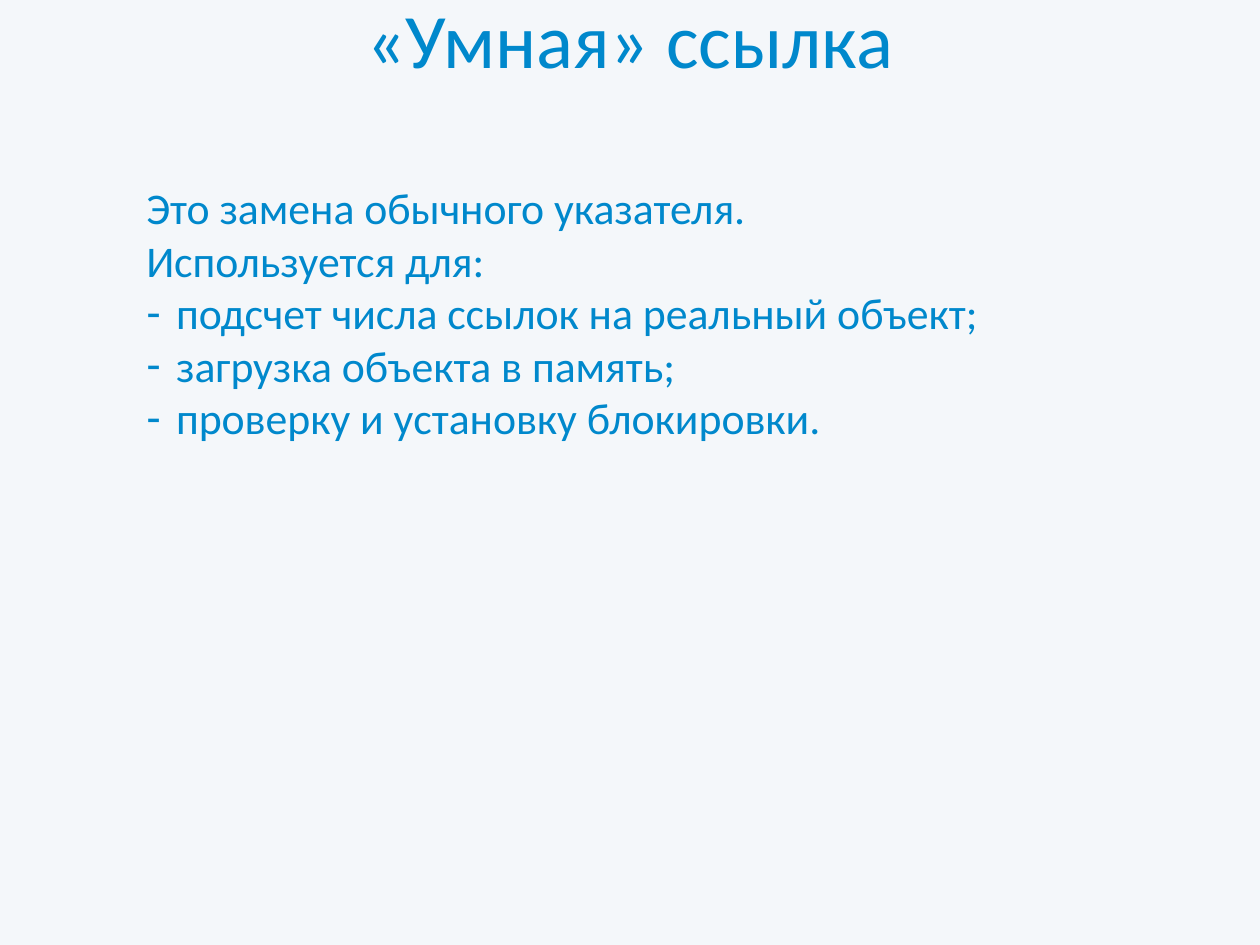
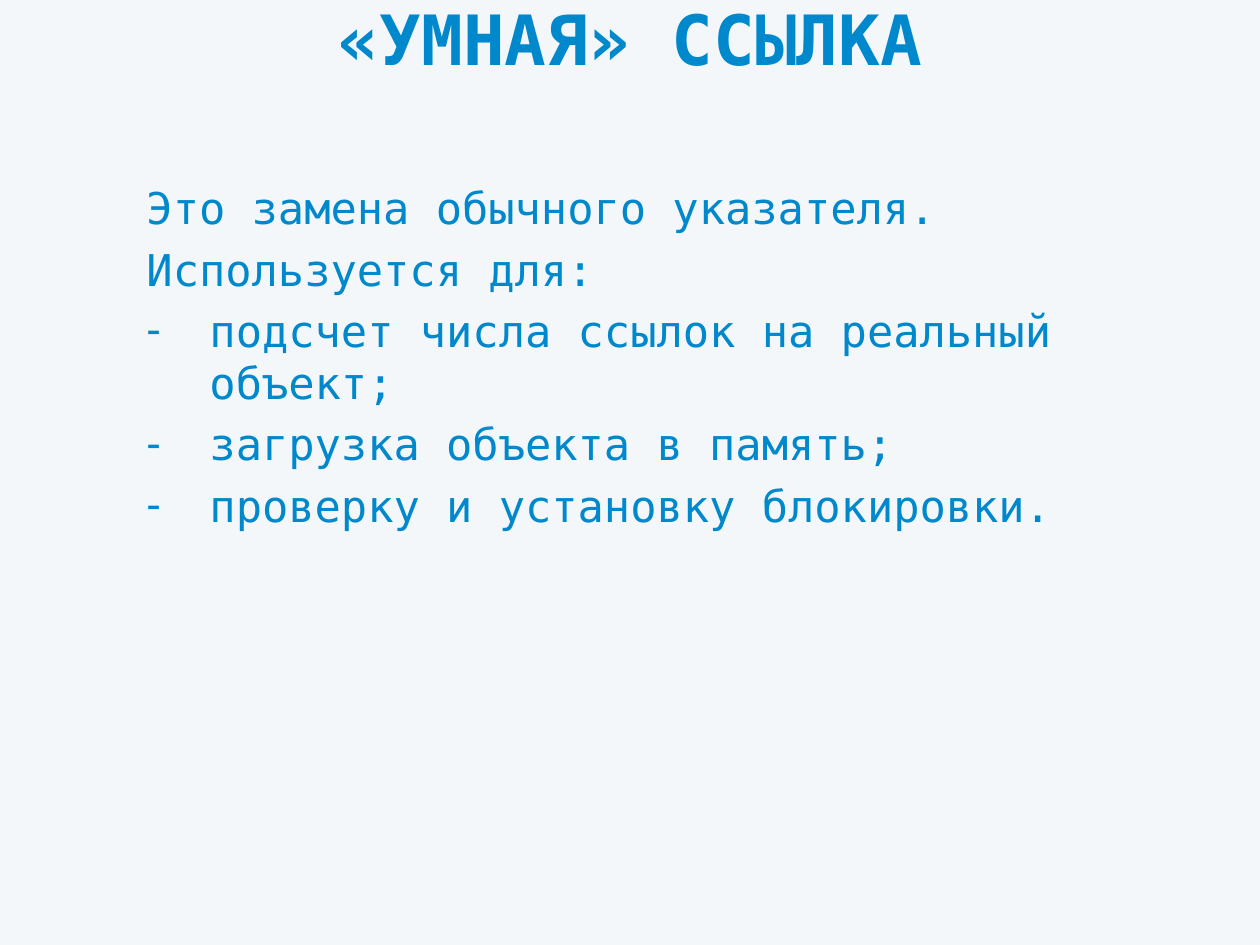
Before and after one commit to dipiash/proxy_pattern, a slide deck: slide 10 of Presentation.pptx (slide 7 before the commit). Drawn at 1260x945 pixels with LibreOffice and Linux fonts; fonts in the diff are those of the drawing. Boxes give left, top, right and bottom in pixels: in the first picture for what was removed or moved away, otherwise in the second. Text is boxed around its words. In the diff, an @@ line names an element or a change of style, - is before the commit and + after.

```diff
--- a/Presentation.pptx
+++ b/Presentation.pptx
@@ title at bbox=[338, 13, 922, 66]: text changed; size 44 to 39.6 pt; font Calibri to DejaVu Sans Mono; bold on @@
-«Умная» ссылка
+«УМНАЯ» ССЫЛКА
@@ subtitle "Это замена обычного указателя." at bbox=[146, 190, 1051, 531]: font Calibri to DejaVu Sans Mono; more space between paragraphs; indent changed @@
```
Also in this commit, not shown: 7 other slides changed, 3 slides added.
